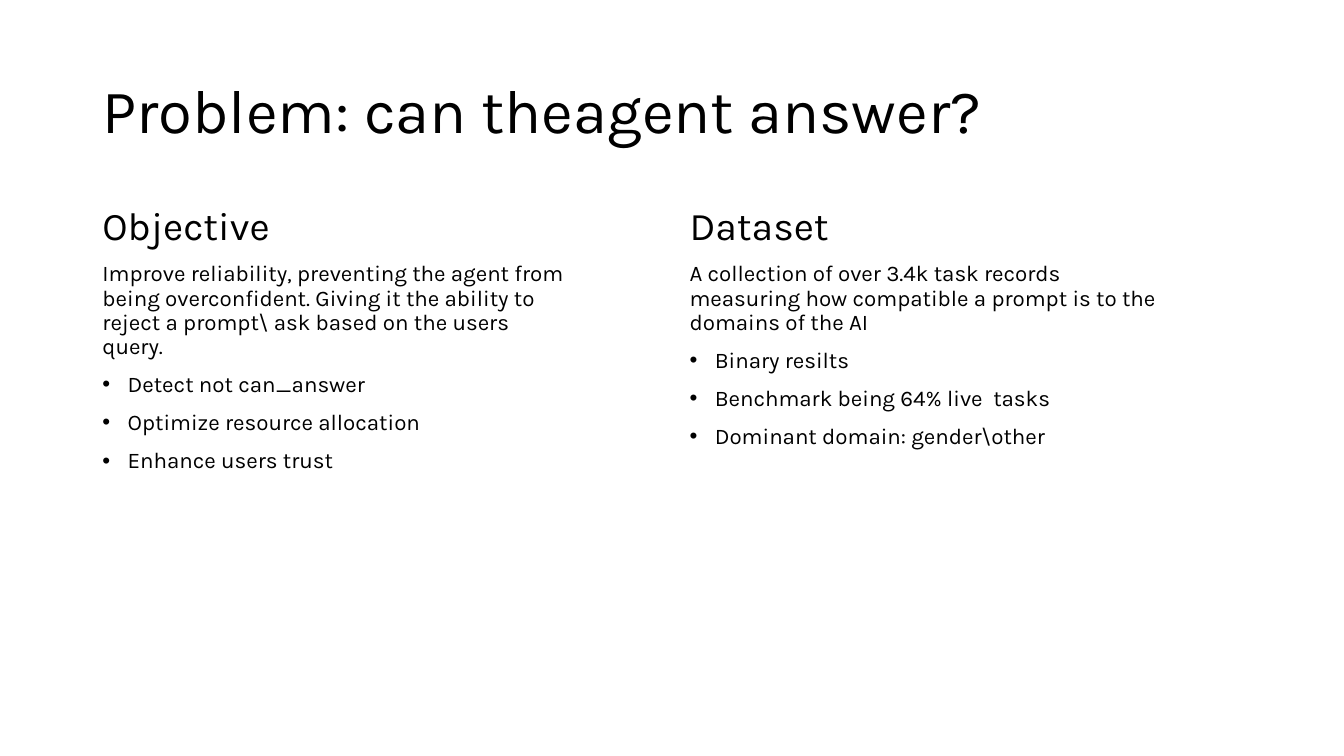
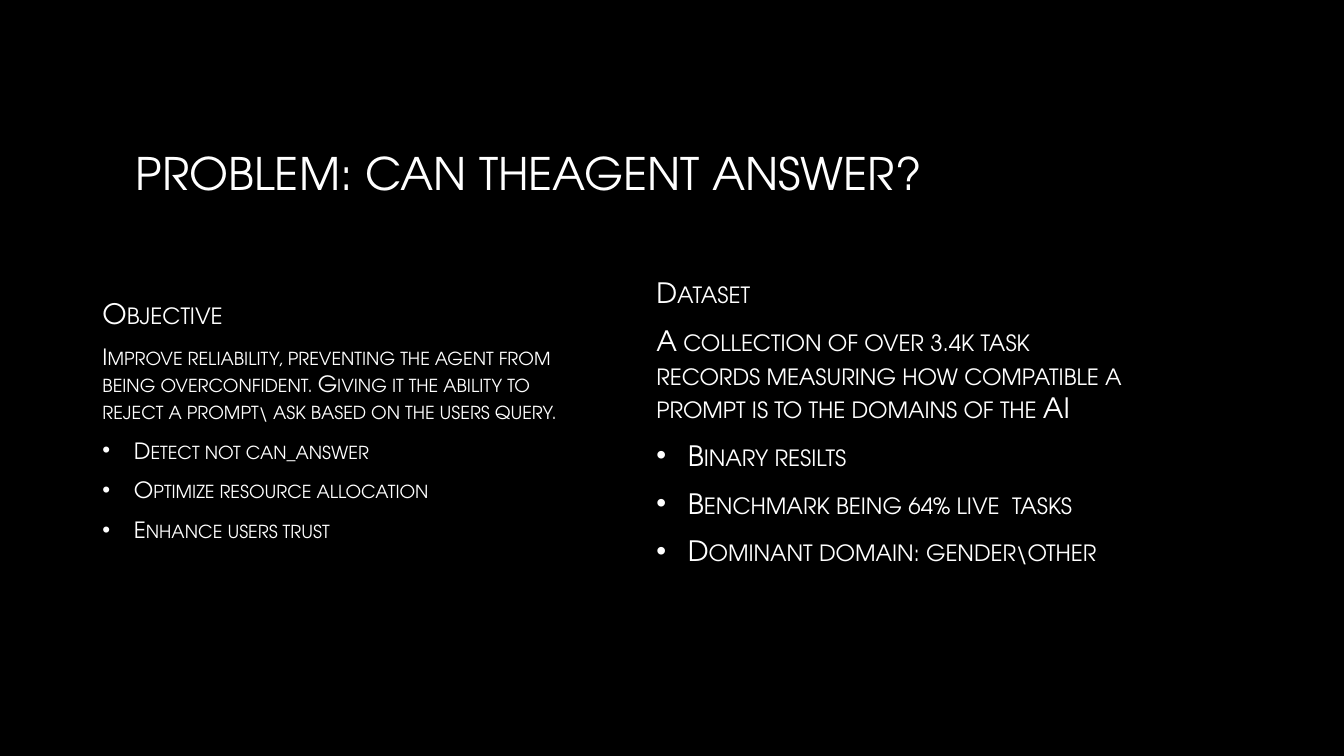
Before and after one commit to lanashmuz/machine_learning_exe1, a slide deck: slide 2 of exe2/presentation.pptx. Drawn at 1344x756 pixels with LibreOffice and Linux fonts; fonts in the diff are those of the drawing; background and template pictures are left out. Boxes give left, top, right and bottom in pixels: in the first picture for what was removed or moved away, otherwise in the second. Text is boxed around its words. In the diff, an @@ line names an element or a change of style, - is before the commit and + after.

```diff
--- a/exe2/presentation.pptx
+++ b/exe2/presentation.pptx
@@ background #FFFFFF to picture (left out) @@
@@ title at bbox=[136, 156, 921, 191]: text changed; size 44 to 32 pt; font Karla to TeX Gyre Adventor; text colour #000000 to gradient #FFFFFF to #A6A6A6 @@
-Problem: can theagent answer?
+PROBLEM: CAN THEAGENT ANSWER?
@@ text "Objective" at bbox=[102, 351, 557, 539]: size 28 to 20 pt in "Objective"; font Karla to TeX Gyre Adventor, text colour #000000 to gradient #FFFFFF to #BFBFBF, small capitals on; line spacing 0.9 to 1; indent changed; vertical alignment top to middle @@
@@ text "Dataset": place and size @@
-text "Dataset" at bbox=[690, 215, 1155, 450]
+text "Dataset" at bbox=[656, 330, 1122, 565]
@@ text "Dataset" at bbox=[656, 330, 1122, 565]: size 28 to 20 pt in "Dataset"; font Karla to TeX Gyre Adventor, text colour #000000 to gradient #FFFFFF to #BFBFBF, small capitals on, size 16 to 20 pt; line spacing 0.9 to 1; indent changed; vertical alignment top to middle @@
```
Also in this commit, not shown: 1 other slide changed, 1 slide added, 1 slide removed.
